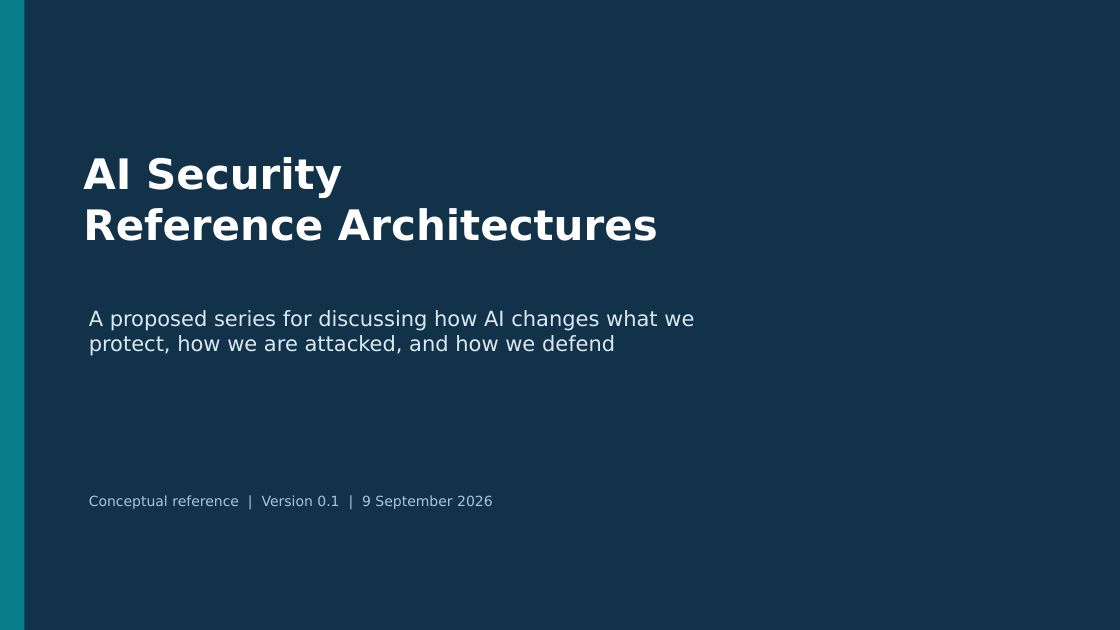
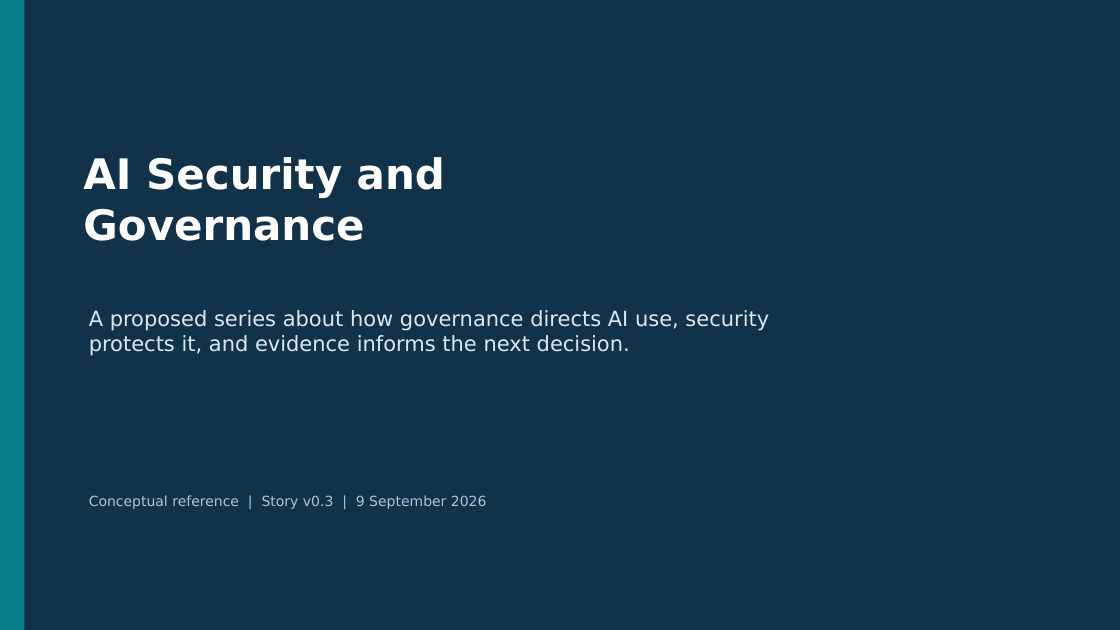
Before and after one commit to jessepike/ai-security-reference-architectures, a slide deck: slide 1 of public/downloads/ai-security-reference-architectures.pptx. Drawn at 1120x630 pixels with LibreOffice and Linux fonts; fonts in the diff are those of the drawing. Boxes give left, top, right and bottom in pixels: in the first picture for what was removed or moved away, otherwise in the second. Text is boxed around its words. In the diff, an @@ line names an element or a change of style, - is before the commit and + after.

Commit message:
feat: integrate governance into the AI security story

```diff
--- a/public/downloads/ai-security-reference-architectures.pptx
+++ b/public/downloads/ai-security-reference-architectures.pptx
@@ text at <box>83,157,445,241</box>: text changed @@
-AI Security
-Reference Architectures
+AI Security and
+Governance
@@ text at <box>89,310,769,356</box>: text changed @@
-A proposed series for discussing how AI changes what we protect, how we are attacked, and how we defend
+A proposed series about how governance directs AI use, security protects it, and evidence informs the next decision.
@@ text at <box>89,495,487,509</box>: text changed @@
-Conceptual reference | Version 0.1 | 9 September 2026
+Conceptual reference | Story v0.3 | 9 September 2026
```
Also in this commit, not shown: 17 other slides changed, 23 other files.
